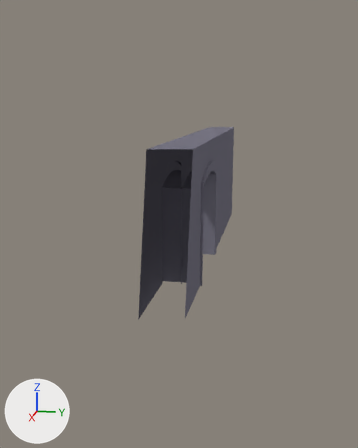
The Blender file ETTWHD/Assets/MODELS/ROOM17/IntWalls/IntWall_000.blend: old version first, new version second.
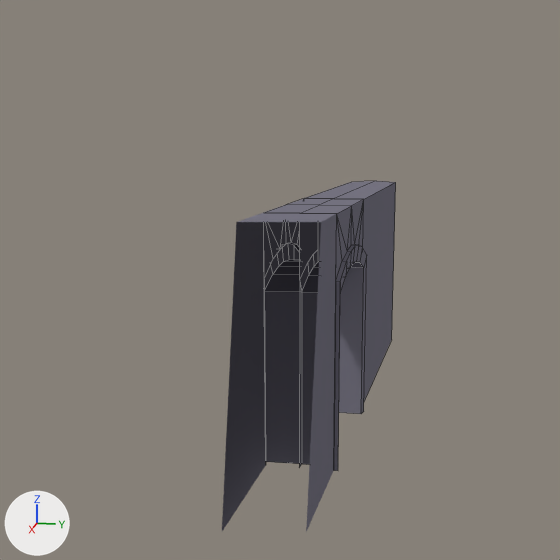
Old and new are each drawn whole from a 50 mm camera at (14.88, 2.59, 5.11) aimed at (0.21, -0.34, 1.44) and again close up on the part from 5% to 91% of the width and 6% to 75% of the height. Lighting does not change. The marker at lower left points along +X, +Y and +Z. The close-ups show mesh edges as thin lines. Everything nearer to the camera than a plane just in front of the edit is cut away.

The first close-up shows 'OutDoor.001', 'OuterWall.000', 'OuterWall.007'.
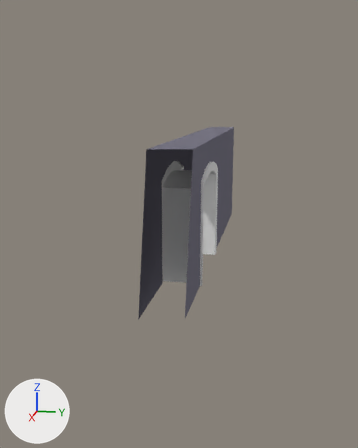
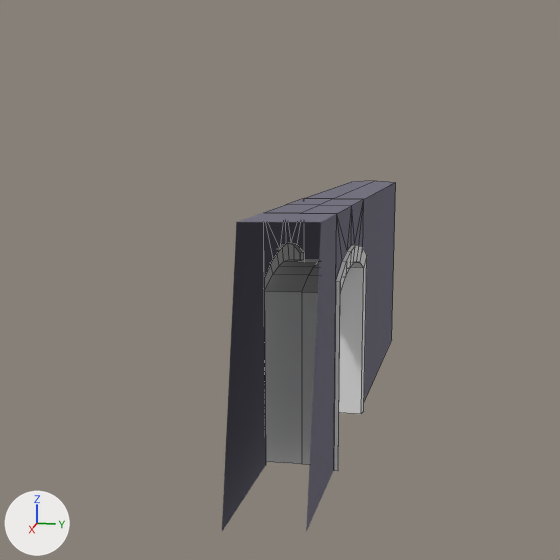
Edits to the scene script, one JSON object a line:
```json
{"op": "add", "block": "mat_material", "code": ["mat_material = diffuse_material('Material')", "mat_material.base_color = (0.8, 0.8, 0.8)  # white #e7e7e7"]}
{"block": "me_cube_002", "where": "# used by ob_outdoor_001; parent = ob_outer; location = (0.0, 0.0, 0.0); rotation_euler = (0.0, 3.142, 0.0), in degrees (0, 180, 0)"}
{"op": "remove", "block": "me_cube_002", "code": "me_cube_002.from_pydata(...)  # 51 vertices, 44 faces; spans x -1.63..1.61, y -0.01..4.0, z 0.0..0.62"}
{"op": "add", "block": "me_cube_002", "code": "me_cube_002.from_pydata(...)  # 42 vertices, 34 faces; spans x -1.63..1.61, y -0.01..4.0, z 0.0..0.62"}
{"block": "me_cube_002", "change": "me_cube_002 part 1"}
{"block": "me_cube_002", "change": "9 vertices are removed from x -1.63..1.61, y 0.0..3.28, z 0.0"}
{"block": "me_cube_002", "change": "10 faces are deleted"}
{"block": "me_cube_002", "change": "me_cube_002 part 2: 24 faces spanning x -1.63..1.61, y -0.01..3.35, z 0.0..0.62 switch from mat_outwallmat01 (grey #7b7987) to mat_material (white #e7e7e7)"}
```

Pixel boxes [x1, y1, x2, y2] of what changed, in the close-ups (560 x 560 px):
```json
{"part": 1, "of": "me_cube_002", "change": "deleted", "before": [299, 222, 321, 468]}
{"part": 2, "of": "me_cube_002", "change": "recoloured", "before": [264, 243, 367, 471], "after": [264, 243, 367, 471]}
```
